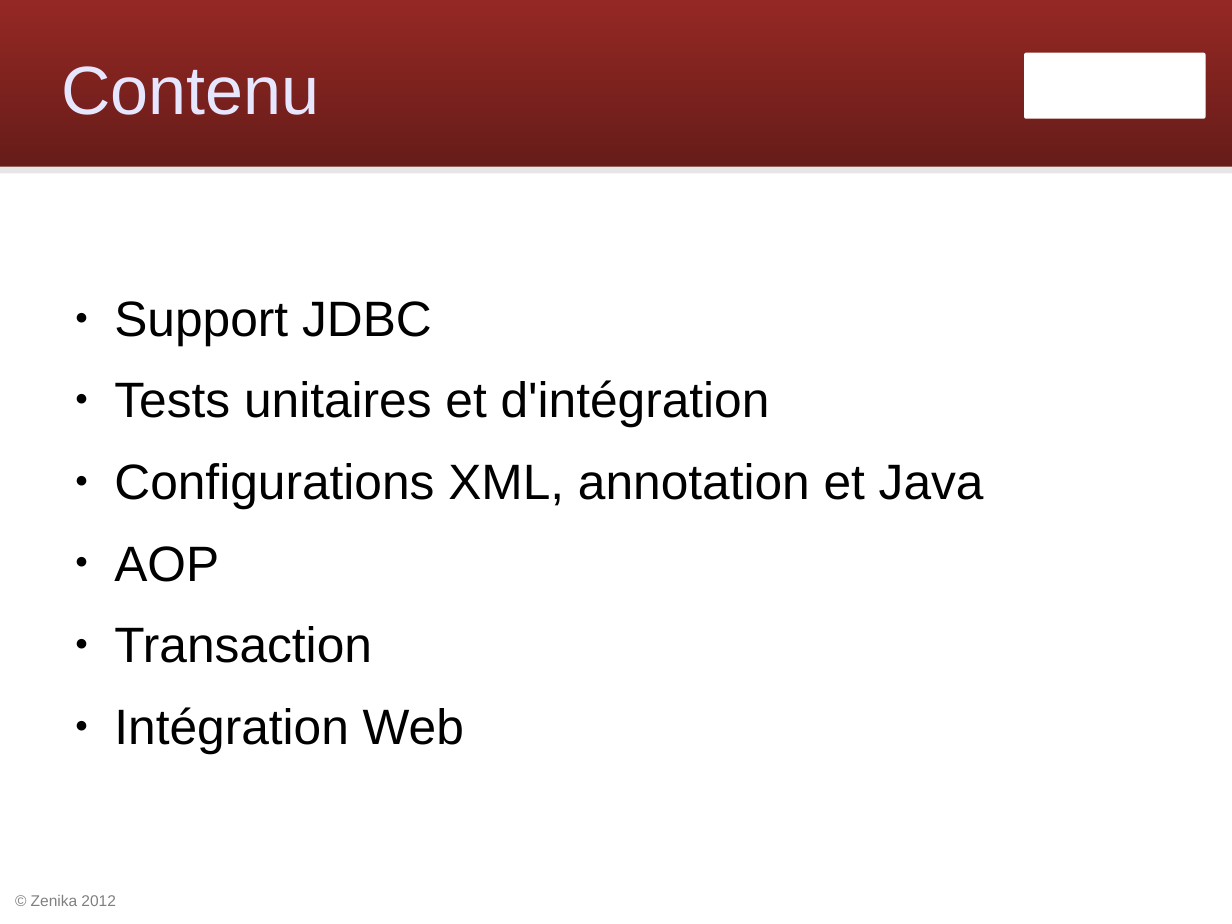
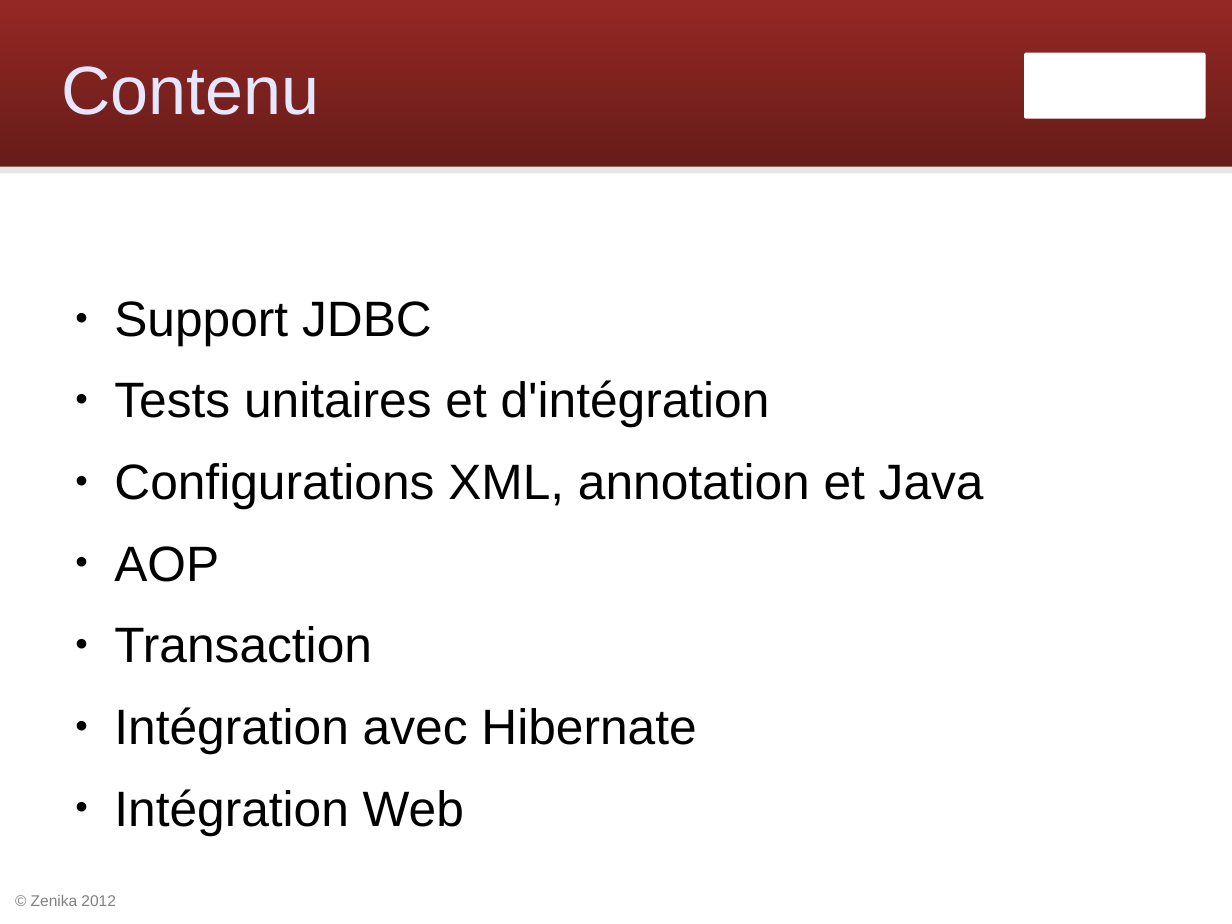
Before and after one commit to Zenika/workshop-spring-core, a slide deck: slide 2 of spring-workshop.odp. Drawn at 1232x924 pixels with LibreOffice and Linux fonts; fonts in the diff are those of the drawing; background and template pictures are left out. Boxes give left, top, right and bottom in pixels: in the first picture for what was removed or moved away, otherwise in the second. Text is boxed around its words. In the diff, an @@ line names an element or a change of style, - is before the commit and + after.

Commit message:
Utiliser Hibernate 4

```diff
--- a/spring-workshop.odp
+++ b/spring-workshop.odp
@@ text at [114,707,696,753]: paragraph added @@
+● Intégration avec Hibernate
```
Also in this commit, not shown: 3 other slides changed, 7 other files.
